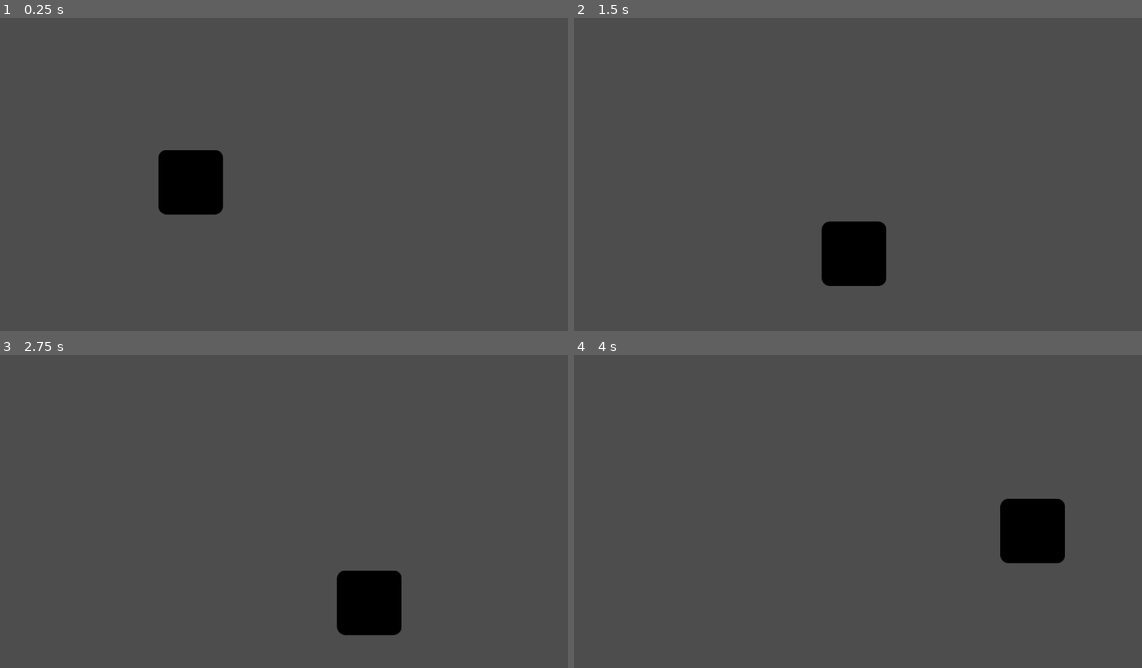
Above: before the commit, frames 1-4 (two rows, left to right).
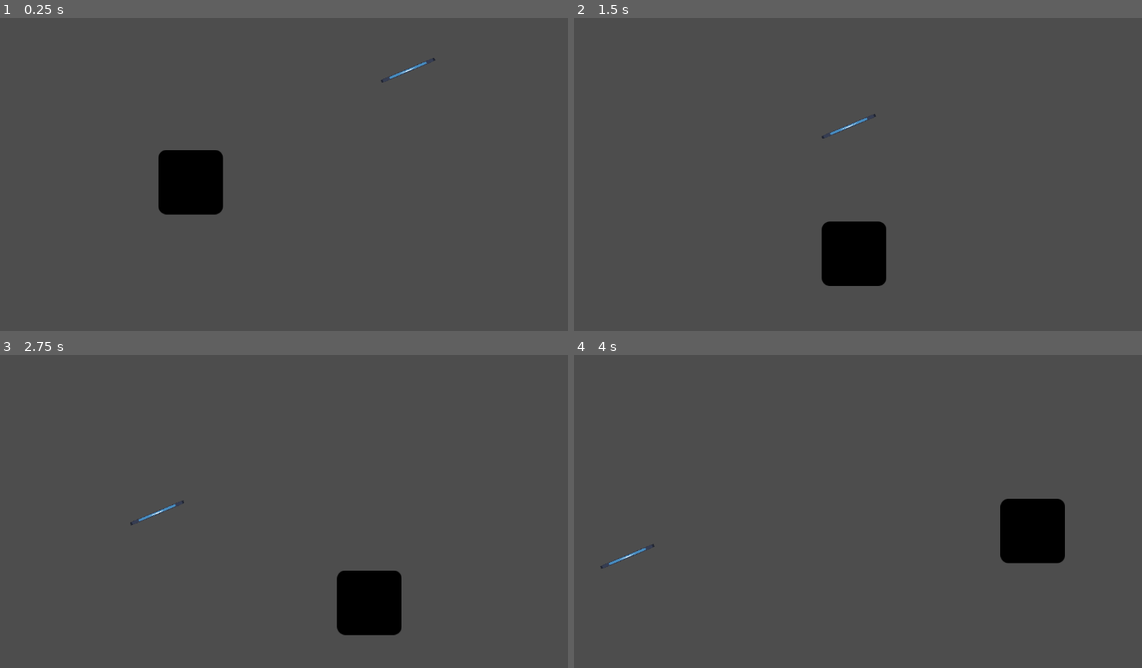
Above: after the commit, the same moments.

Repository: guco23/peladosntGGJ25
Game: Godot game, scene res://scenes/samu_scene.tscn
Same seed, same stepped clock (60 frames per second), same inputs: the game is played once before the commit and once after it. This scene is started directly instead of the project's main scene. The engine's default icon, where the game draws it, is replaced by a stand-in: a white triangle on a blue panel in a dark square.
Inputs (mouse positions are in pixels of both pictures, inside the frame that each line leads up to):
- Up to frame 1 (0.25 s): no input
- Up to frame 2 (1.5 s): move the mouse to (994, 158) at 0.52 s; press the mouse at (994, 158) at 0.53 s; move the mouse to (750, 190) at 1.27 s; release the mouse at (750, 190) at 1.28 s; click (750, 190) at 1.35 s
- Up to frame 3 (2.75 s): move the mouse to (346, 439) at 2.02 s; press the mouse at (346, 439) at 2.03 s
- Up to frame 4 (4 s): move the mouse to (835, 577) at 2.77 s; release the mouse at (835, 577) at 2.78 s; click (835, 577) at 2.85 s; move the mouse to (1039, 558) at 3.52 s; press the mouse at (1039, 558) at 3.53 s

The runs differ from the first frame. In frame 1, less than 0.1% of the frame differs, in the area x 67-77%, y 12-21%; in frame 2, less than 0.1%; in frame 3, less than 0.1%; in frame 4, less than 0.1%, in the area x 4-15%, y 60-69%.

Commit message:
frisby chill

Diff:
--- /dev/null
+++ b/proyectogodot/prefabs/frisby.tscn
@@ -0,0 +1,19 @@
+[gd_scene load_steps=4 format=3 uid="uid://b1s2r1mbrmwu7"]
+
+[ext_resource type="Texture2D" uid="uid://cjqcm23t60ys6" path="res://icon.svg" id="1_6ahm4"]
+[ext_resource type="Script" path="res://scripts/frisby.gd" id="1_ahuek"]
+
+[sub_resource type="RectangleShape2D" id="RectangleShape2D_khaxh"]
+size = Vector2(116, 8)
+
+[node name="Frisby" type="RigidBody2D"]
+gravity_scale = 0.0
+script = ExtResource("1_ahuek")
+velocityModule = 250.0
+
+[node name="CollisionShape2D" type="CollisionShape2D" parent="."]
+shape = SubResource("RectangleShape2D_khaxh")
+
+[node name="Sprite2D" type="Sprite2D" parent="."]
+scale = Vector2(0.898515, 0.0530889)
+texture = ExtResource("1_6ahm4")
--- a/proyectogodot/scenes/samu_scene.tscn
+++ b/proyectogodot/scenes/samu_scene.tscn
@@ -1,6 +1,7 @@
-[gd_scene load_steps=3 format=3 uid="uid://dtpbaxnldcqu0"]
+[gd_scene load_steps=4 format=3 uid="uid://dtpbaxnldcqu0"]
 
 [ext_resource type="PackedScene" uid="uid://cqwm74cp3654i" path="res://prefabs/muro_samu.tscn" id="1_u8ary"]
+[ext_resource type="PackedScene" uid="uid://b1s2r1mbrmwu7" path="res://prefabs/frisby.tscn" id="2_d8p35"]
 [ext_resource type="PackedScene" uid="uid://bfy3iboxow3k4" path="res://prefabs/disco.tscn" id="2_mlk18"]
 
 [node name="SamuScene" type="Node2D"]
@@ -24,3 +25,7 @@
 [node name="Disco" parent="." instance=ExtResource("2_mlk18")]
 position = Vector2(345, 314)
 gravity_scale = 0.0
+
+[node name="Frisby" parent="." node_paths=PackedStringArray("targetNode") instance=ExtResource("2_d8p35")]
+position = Vector2(862, 96)
+targetNode = NodePath("../Disco")
--- /dev/null
+++ b/proyectogodot/scripts/frisby.gd
@@ -0,0 +1,31 @@
+extends RigidBody2D
+
+@export var targetNode:Node2D
+@export var velocityModule:float
+
+# Called when the node enters the scene tree for the first time.
+func _ready() -> void:
+
+	if targetNode == null:
+		print_debug("Error en frisby, no hay targetnode")
+		return
+
+	look_at(targetNode.position)
+
+	var direction = Vector2(cos(rotation),sin(rotation))
+
+	linear_velocity = direction * velocityModule
+
+	print_debug("Direction:",direction)
+
+	pass # Replace with function body.
+
+
+# Called every frame. 'delta' is the elapsed time since the previous frame.
+func _process(delta: float) -> void:
+
+
+
+
+
+	pass
